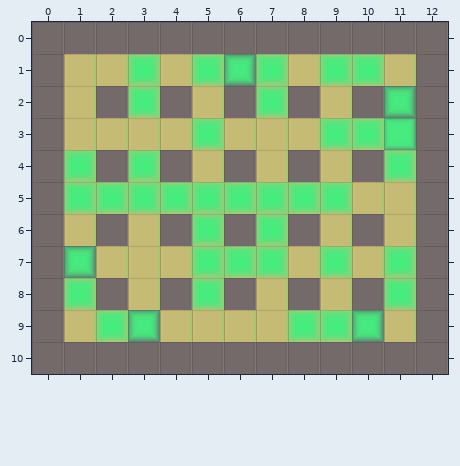
Two versions of a level (Tiled map, mapamenu/build/resources/mapas/1mapa6.tmx). The first picture shows the starting point.
Cells are 32x32 px. Shown: x 0..12, y 0..10.
The same view after the edit:
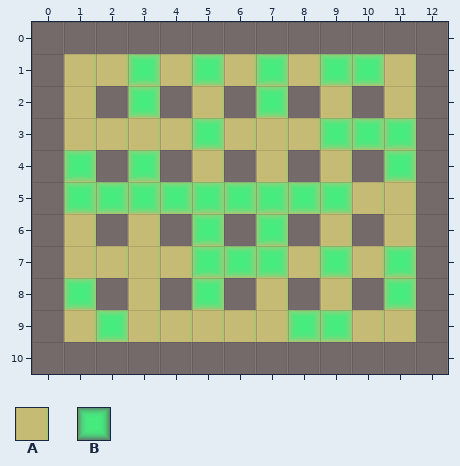
Key: from "tile": A 1, B 2.
_ is an empty cell, . an unchanged one.
See-through tiles are keyed as they look on the map.
Diff:
--- layer "base"
@@ x 6..11 @@
- 1 B.....
- 2 .....B
- 3 .....B
+ 1 A.....
+ 2 .....A
+ 3 .....A
@@ x 1..1 @@
- 7 B
+ 7 A
@@ x 3..10 @@
- 9 B......B
+ 9 A......A
Changed places in both pictures, as pixel boxes (x1, y1, x2, y2):
changed: (224, 54, 256, 86)
changed: (384, 86, 416, 150)
changed: (64, 246, 96, 278)
changed: (128, 310, 160, 342)
changed: (352, 310, 384, 342)
